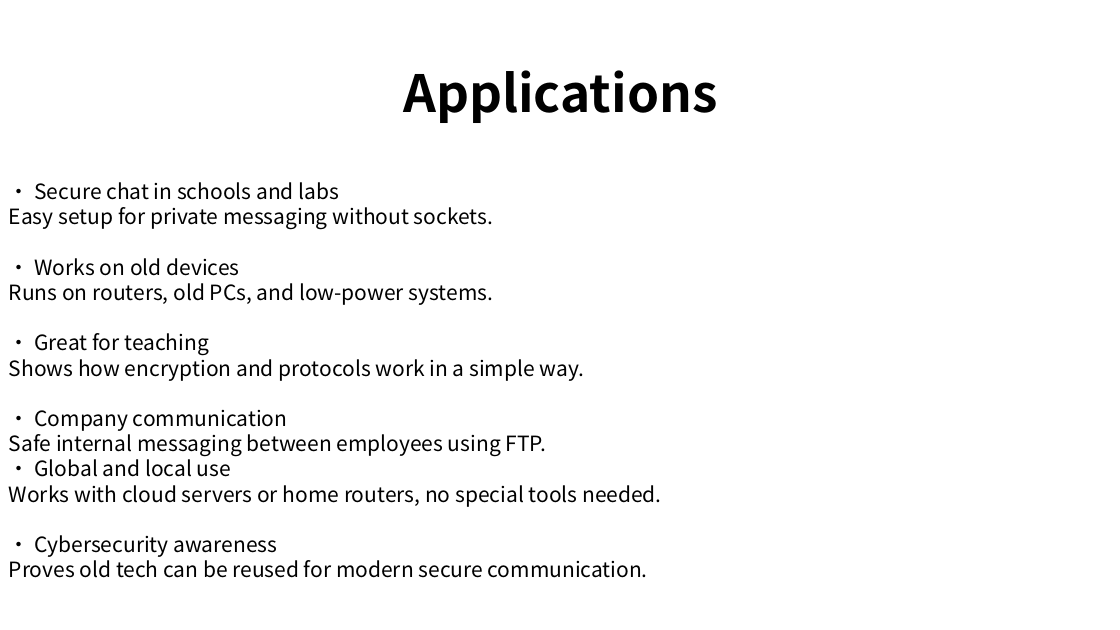
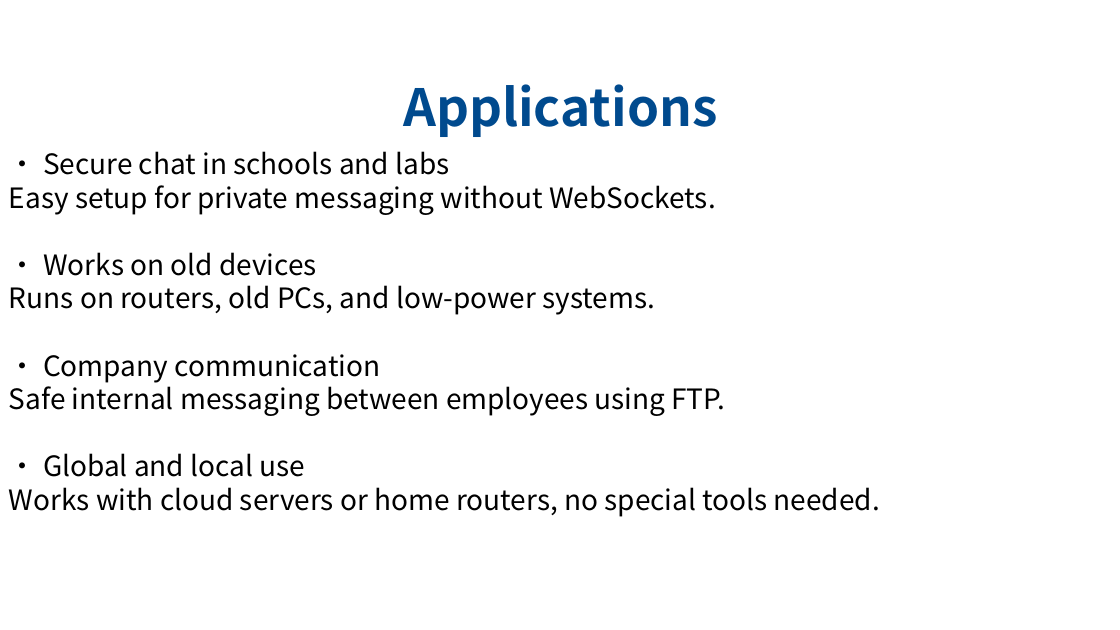
Before and after one commit to ahmedomar2014/FTPChat, a slide deck: slide 9 of Documentation/ISEF/Poster.pptx. Drawn at 1120x630 pixels with LibreOffice and Linux fonts; fonts in the diff are those of the drawing. Boxes give left, top, right and bottom in pixels: in the first picture for what was removed or moved away, otherwise in the second. Text is boxed around its words. In the diff, an @@ line names an element or a change of style, - is before the commit and + after.

```diff
--- a/Documentation/ISEF/Poster.pptx
+++ b/Documentation/ISEF/Poster.pptx
@@ text "Applications": place and size @@
-text "Applications" at (403, 70, 717, 123)
+text "Applications" at (403, 84, 717, 137)
@@ text "Applications" at (403, 84, 717, 137): text colour #000000 to #004A8E @@
@@ text "• Secure chat in schools ...": place and size @@
-text "• Secure chat in schools ..." at (9, 182, 662, 578)
+text "• Secure chat in schools ..." at (9, 151, 880, 517)
@@ text at (9, 151, 880, 517): size 18 to 24 pt in "• Secure chat in schools and labs", "• Works on old devices", "Runs on routers, old PCs, and low-power ...", "• Company communication" and 3 more places @@
@@ text at (9, 185, 716, 215): text changed; size 18 to 24 pt @@
-Easy setup for private messaging without sockets.
+Easy setup for private messaging without WebSockets.
@@ text at (9, 333, 584, 381): paragraphs removed @@
-• Great for teaching
-Shows how encryption and protocols work in a simple way.
@@ text at (9, 535, 648, 578): paragraphs removed @@
-• Cybersecurity awareness
-Proves old tech can be reused for modern secure communication.
```
Also in this commit, not shown: 11 other slides changed, 15 other files.
